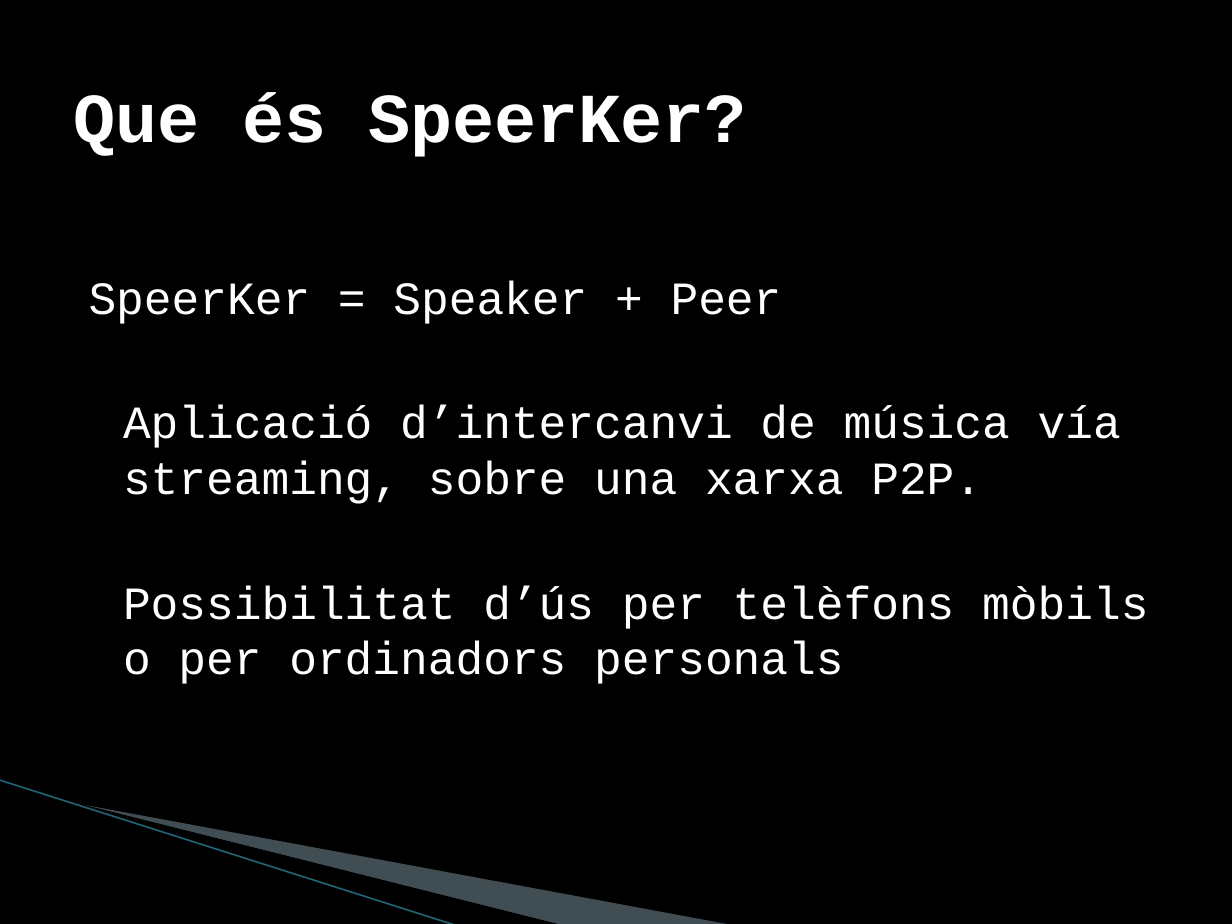
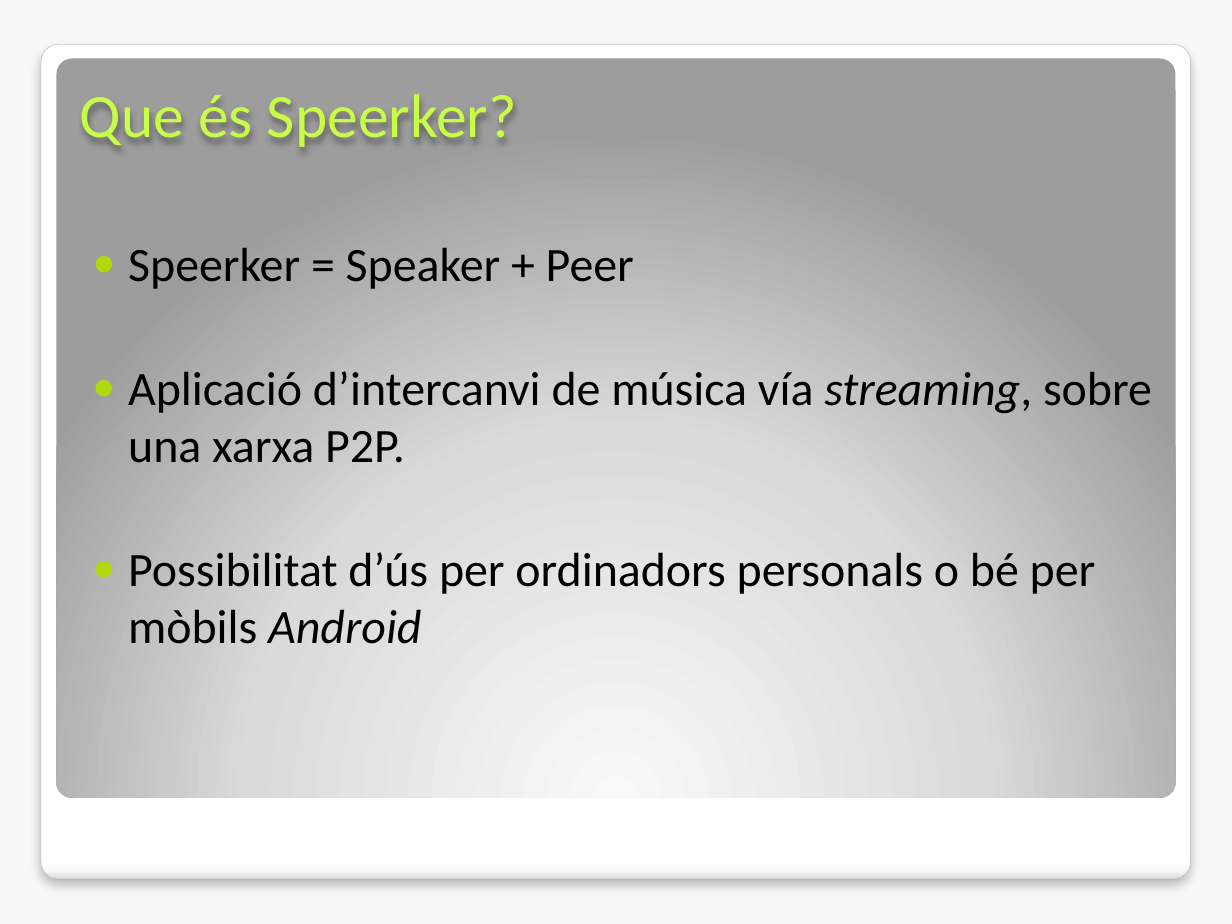
Before and after one commit to rxuriguera/pxc2, a slide deck: slide 2 of docs/Speerker.pptx. Drawn at 1232x924 pixels with LibreOffice and Linux fonts; fonts in the diff are those of the drawing; background and template pictures are left out. Boxes give left, top, right and bottom in pixels: in the first picture for what was removed or moved away, otherwise in the second. Text is boxed around its words. In the diff, an @@ line names an element or a change of style, - is before the commit and + after.

```diff
--- a/docs/Speerker.pptx
+++ b/docs/Speerker.pptx
@@ background picture (left out) to #F8F8F8 @@
@@ rounded rectangle added at box(41, 44, 1190, 880), fill gradient #FFFFFF to #F7F7F7 to #DADADA, outline #A4A4A4 0.16 pt @@
@@ rounded rectangle added at box(57, 58, 1175, 797), fill gradient #FAFAFA to #DBDBDB to #9D9D9D @@
@@ title "Que és Speerker?" at box(80, 94, 517, 147): vertical alignment middle to top @@
@@ title at box(80, 94, 517, 147): text changed; size 41 to 36 pt; font Courier New to Calibri; text colour #FFFFFF to #C9FC48; bold off @@
-Que és SpeerKer?
+Que és Speerker?
@@ text "Speerker = Speaker + Peer": place and size @@
-text "Speerker = Speaker + Peer" at box(89, 281, 1148, 684)
+text "Speerker = Speaker + Peer" at box(128, 247, 1152, 644)
@@ text at box(128, 247, 634, 289): text changed; size 27 to 28 pt; font Courier New to Calibri; text colour #FFFFFF to #000000 @@
-SpeerKer = Speaker + Peer
+● Speerker = Speaker + Peer
@@ text at box(128, 371, 1152, 463): size 27 to 28 pt, font Courier New to Calibri, text colour #FFFFFF to #000000 in "Aplicació d’intercanvi de música vía streaming, sobre ..."; italic on in "streaming,"; bullet none to ●; less space between paragraphs @@
@@ text at box(128, 552, 1096, 644): text changed; size 27 to 28 pt; font Courier New to Calibri; text colour #FFFFFF to #000000 @@
-Possibilitat d’ús per telèfons mòbils o per ordinadors personals
+● Possibilitat d’ús per ordinadors personals o bé per mòbils Android
@@ freeform shape removed at box(96, 674, 609, 869) @@
@@ freeform shape removed at box(0, 780, 505, 893) @@
@@ line removed from (0, 780) to (457, 924) @@
```
Also in this commit, not shown: 4 other slides changed, 3 slides added, 1 slide removed.
